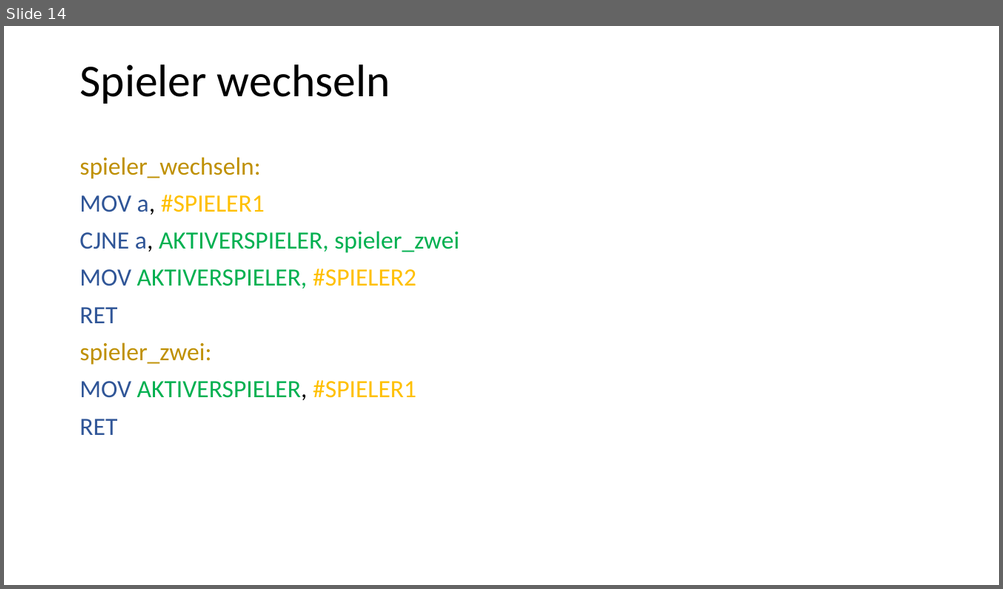
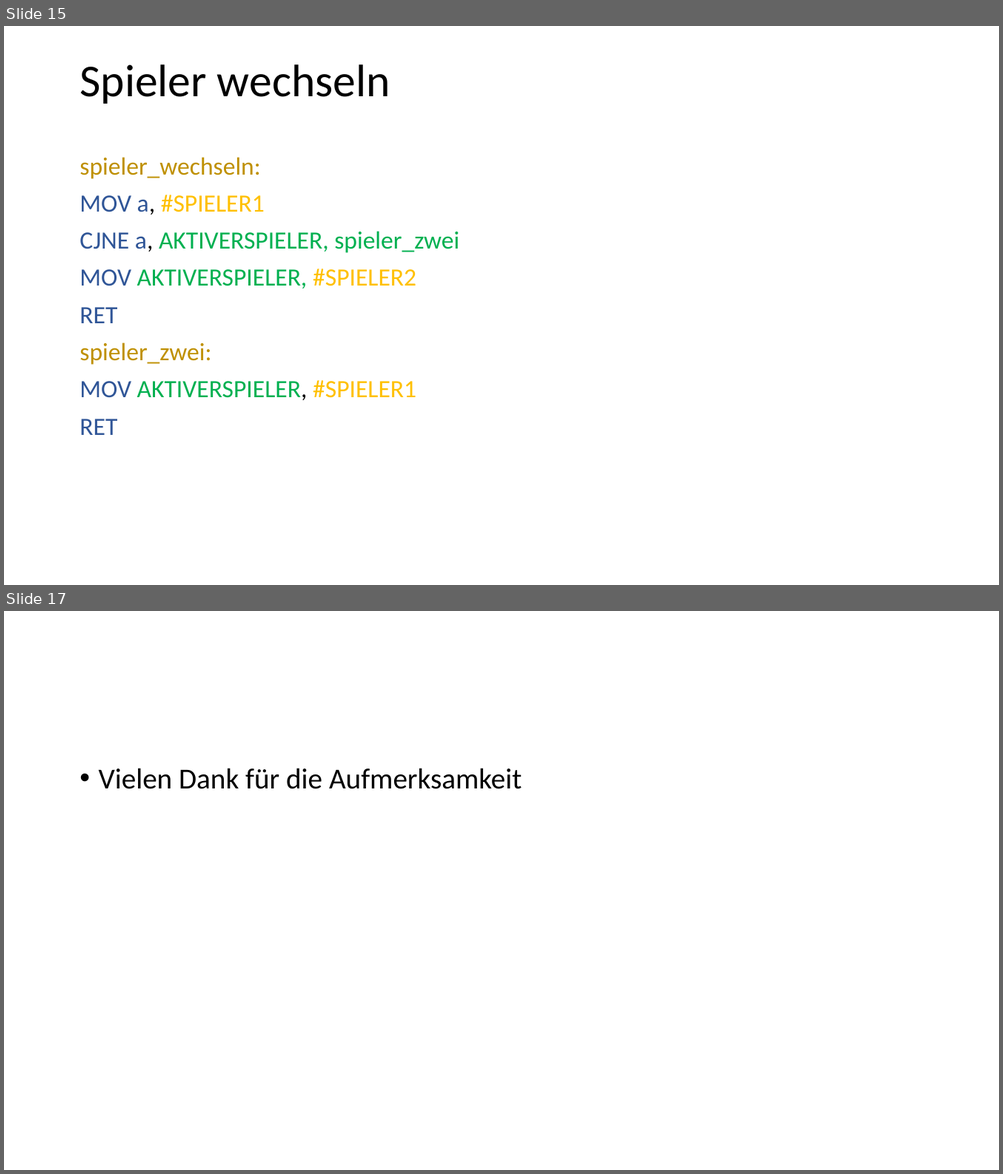
Before and after one commit to riesinger/8051-gewinnt, a slide deck: VierGewinnt.pptx. Shown one above the other, each under a label of ours: slide 14 before the commit, slides 15 and 17 after it; the slides between them are not shown. The pictures are 1003x589 and 1003x1174 pixels, drawn with LibreOffice and Linux fonts; fonts in the diff are those of the drawing. Boxes give left, top, right and bottom in pixels: in the first picture for what was removed or moved away, otherwise in the second. Text is boxed around its words. In the diff, an @@ line names an element or a change of style, - is before the commit and + after.

```diff
--- a/VierGewinnt.pptx
+++ b/VierGewinnt.pptx
@@ slide 17 added at bbox=[4, 611, 999, 1170], background #FFFFFF @@
@@ text added at bbox=[99, 768, 521, 789], 28 pt, text #000000 @@
+• Vielen Dank für die Aufmerksamkeit
@@ what was slide 14 is now slide 15 @@
```
Also in this commit, not shown: 2 other slides added, 1 other file.
